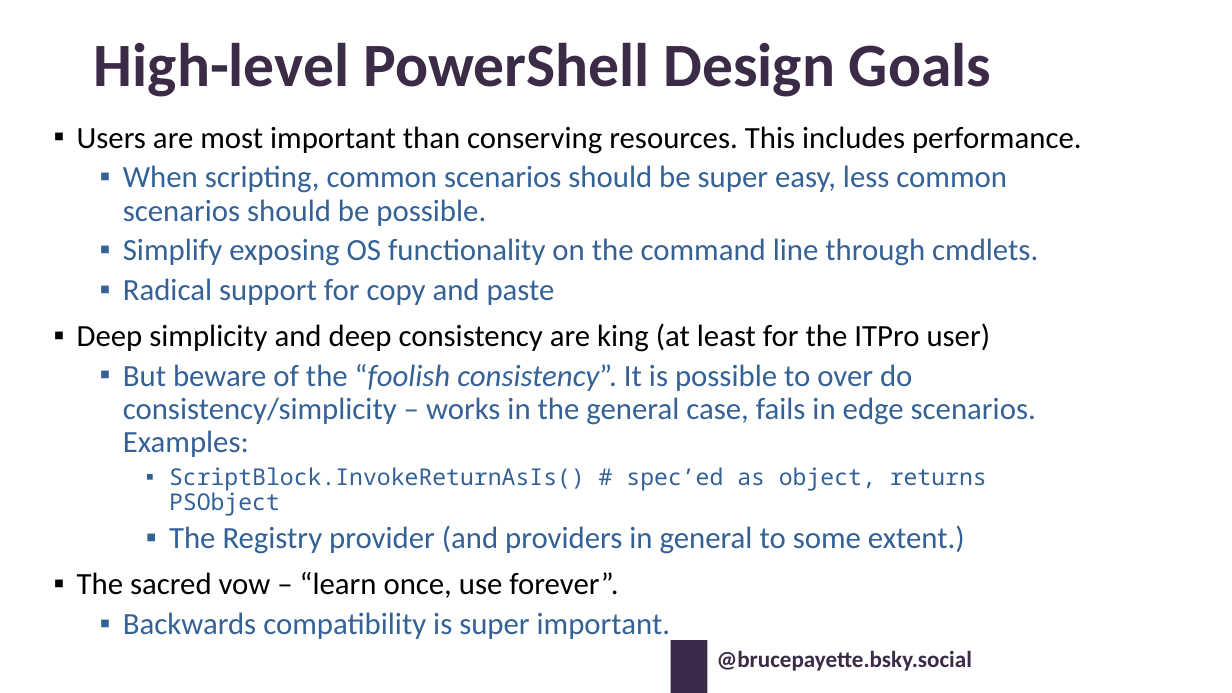
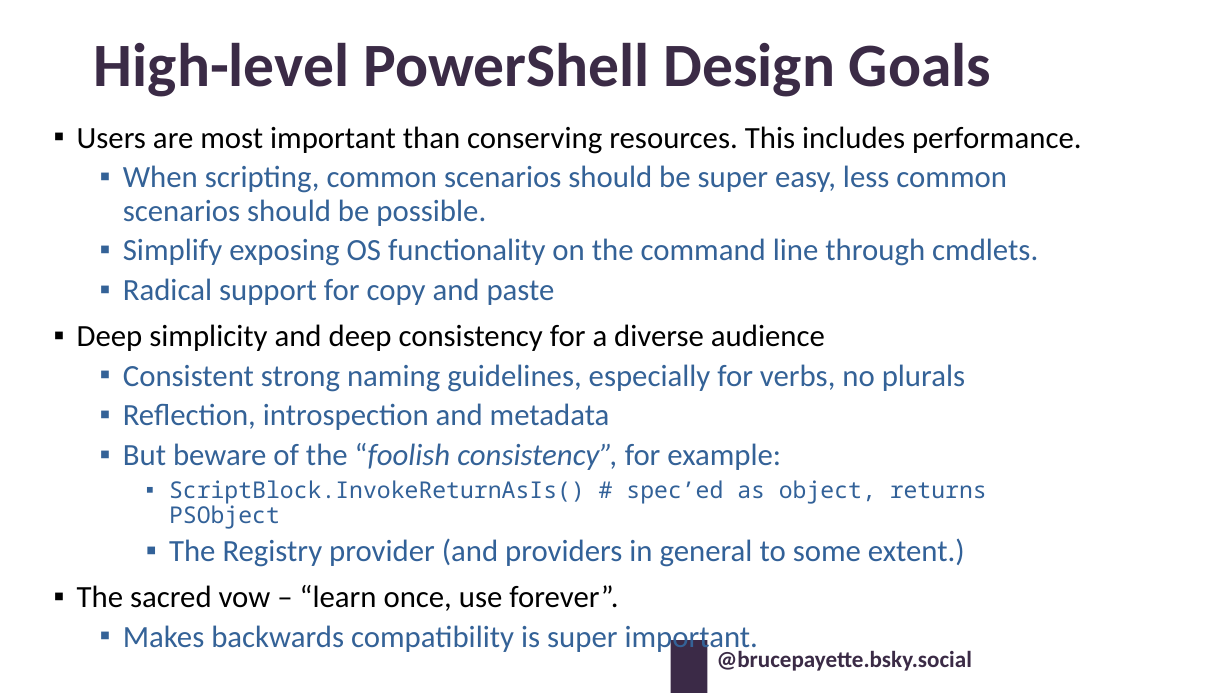
Before and after one commit to BrucePay/BraidLang, a slide deck: slide 9 of PSCONF26_Payette_Designing_PowerShell.pptx. Drawn at 1232x693 pixels with LibreOffice and Linux fonts; fonts in the diff are those of the drawing; background and template pictures are left out. Boxes give left, top, right and bottom in pixels: in the first picture for what was removed or moved away, otherwise in the second. Text is boxed around its words. In the diff, an @@ line names an element or a change of style, - is before the commit and + after.

```diff
--- a/PSCONF26_Payette_Designing_PowerShell.pptx
+++ b/PSCONF26_Payette_Designing_PowerShell.pptx
@@ text at box(77, 324, 965, 470): text changed @@
-▪ Deep simplicity and deep consistency are king (at least for the ITPro user)
-  ▪ But beware of the “foolish consistency”. It is possible to over do consistency/simplicity – works in the general case, fails in edge scenarios. Examples:
+▪ Deep simplicity and deep consistency for a diverse audience
+  ▪ Consistent strong naming guidelines, especially for verbs, no plurals
+  ▪ Reflection, introspection and metadata
+  ▪ But beware of the “foolish consistency”, for example:
@@ text at box(123, 625, 758, 655): text changed @@
-  ▪ Backwards compatibility is super important.
+  ▪ Makes backwards compatibility is super important.
```
Also in this commit, not shown: 13 other slides changed, 1 slide added, 2 other files.
